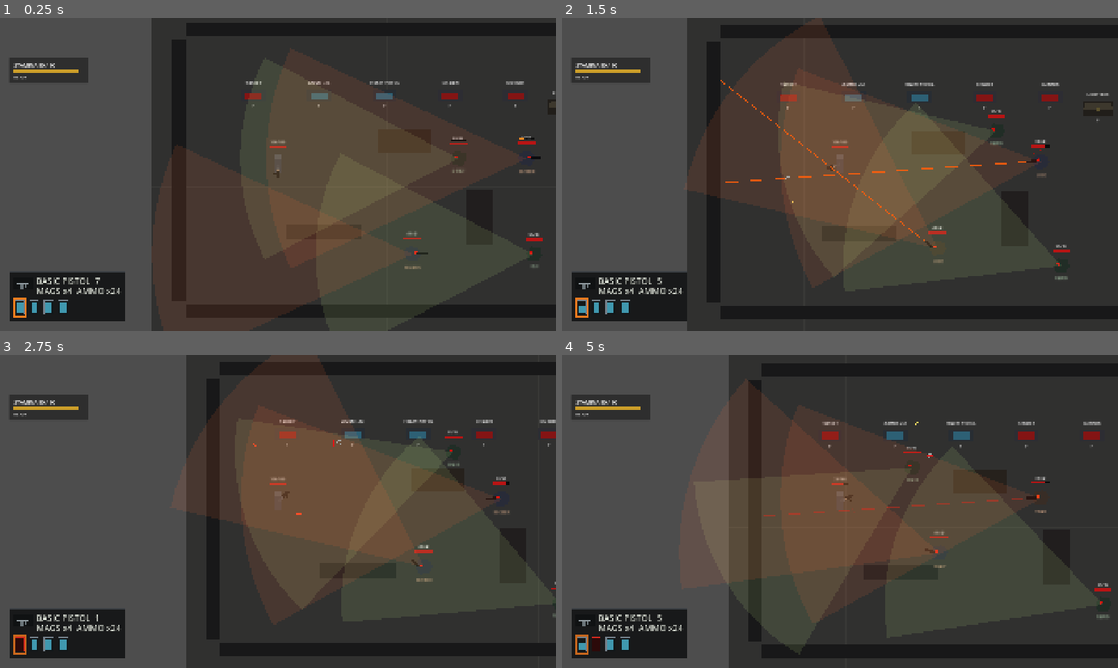
Above: before the commit, frames 1-4 (two rows, left to right).
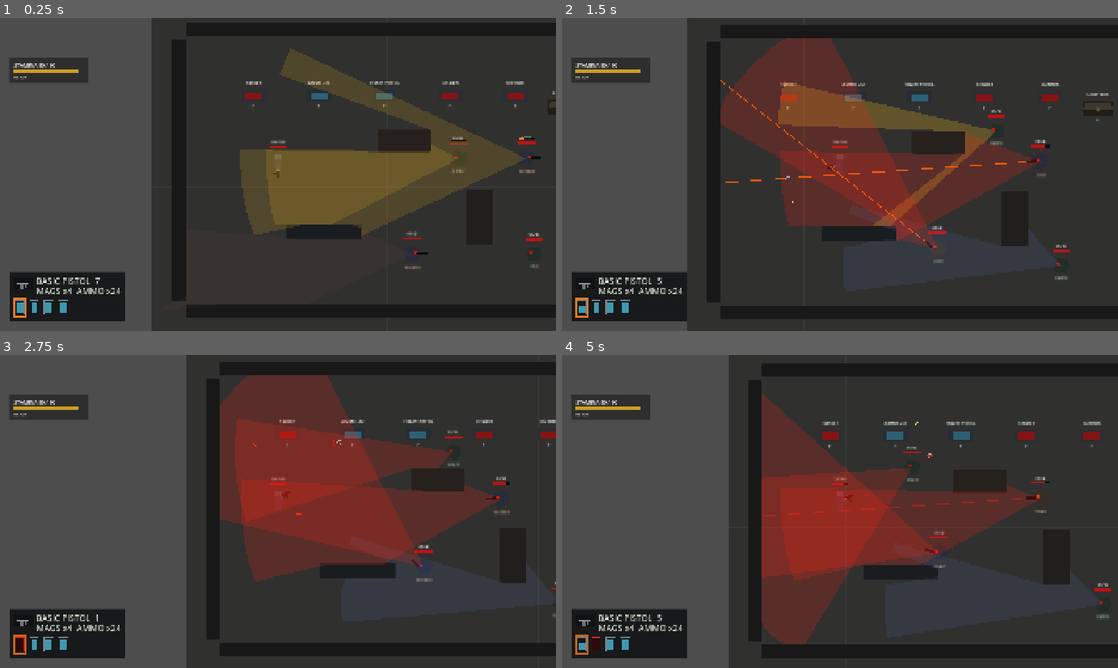
Above: after the commit, the same moments.

Repository: YuiTatsuki1011/projekt-black
Game: Godot game, scene res://scenes/levels/top_down_test_level.tscn
Two runs of this game, one before a commit and one after it. Both use one fixed random seed, a clock stepped at 60 frames per second and the inputs below.
Inputs (mouse positions are in pixels of both pictures, inside the frame that each line leads up to):
- Up to frame 1 (0.25 s): no input
- Up to frame 2 (1.5 s): tap Enter at 0.5 s; move the mouse to (962, 158) at 0.52 s; hold D (move_right) 0.53-1.25 s; hold C (crouch) 0.53-1.25 s; click (962, 158) at 0.67 s; tap W (move_up) at 0.77 s; drag from (728, 190) to (995, 140) at 1.27 s
- Up to frame 3 (2.75 s): move the mouse to (333, 442) at 2.02 s; press the mouse at (333, 442) at 2.03 s; hold A (move_left) from 2.03 s (still down)
- Up to frame 4 (5 s): release A (move_left) at 2.75 s; release the mouse at (895, 442) at 2.75 s; drag from (812, 574) to (851, 433) at 2.77 s; move the mouse to (1006, 558) at 3.52 s; hold D (move_right) 3.53-4.25 s; hold Right mouse button (sub_weapon_aim) 3.53-4.25 s; tap W (move_up) at 3.77 s; drag from (673, 464) to (928, 455) at 4.27 s

The runs differ from the first frame. In frame 1, 12% of the frame differs, in the area x 30-96%, y 13-96%; in frame 2, 14%; in frame 3, 19%; in frame 4, 20%, in the area x 23-92%, y 8-96%.

Commit message:
Clip enemy vision debug cones

Diff:
--- a/scripts/enemies/top_down_chaser_enemy.gd
+++ b/scripts/enemies/top_down_chaser_enemy.gd
@@ -34,6 +34,8 @@
 @export var alert_share_delay: float = 0.45
 @export var investigation_time: float = 1.2
 @export var debug_vision_visible: bool = true
+@export var debug_vision_focus_distance: float = 380.0
+@export var debug_vision_segments: int = 24
 @export var debug_last_seen_marker_visible: bool = true
 @export var desired_target_separation: float = 36.0
 @export var separation_push_speed: float = 420.0
@@ -572,18 +574,57 @@
 	if _vision_cone == null:
 		return
 
-	_vision_cone.visible = debug_vision_visible
-	if not debug_vision_visible:
-		return
-
+	_vision_cone.visible = debug_vision_visible and _should_show_debug_vision()
+	if not _vision_cone.visible:
+		return
+
+	_vision_cone.color = _get_debug_vision_color()
 	var points := PackedVector2Array([Vector2.ZERO])
 	var half_angle := deg_to_rad(view_angle_degrees * 0.5)
-	var segments := 12
+	var segments := maxi(debug_vision_segments, 4)
 	for index in range(segments + 1):
 		var ratio := float(index) / float(segments)
 		var angle := -half_angle + half_angle * 2.0 * ratio
-		points.append(_facing_direction.normalized().rotated(angle) * aggro_range)
+		points.append(_get_clipped_debug_vision_point(_facing_direction.normalized().rotated(angle), aggro_range))
 	_vision_cone.polygon = points
+
+
+func _should_show_debug_vision() -> bool:
+	if _target == null or not is_instance_valid(_target):
+		return _has_last_seen_target
+	if _has_last_seen_target or _detection_progress > 0.01:
+		return true
+
+	return global_position.distance_squared_to(_target.global_position) <= debug_vision_focus_distance * debug_vision_focus_distance
+
+
+func _get_debug_vision_color() -> Color:
+	if _is_target_visible():
+		return Color(1.0, 0.16, 0.08, 0.2)
+	if _detection_progress > 0.01:
+		return Color(1.0, 0.78, 0.12, 0.12 + 0.12 * _detection_progress)
+	if _has_last_seen_target:
+		return Color(0.42, 0.62, 1.0, 0.09)
+
+	return Color(0.62, 0.78, 0.62, 0.045)
+
+
+func _get_clipped_debug_vision_point(direction: Vector2, vision_range: float) -> Vector2:
+	var origin := _get_vision_origin()
+	var end_position := origin + direction.normalized() * vision_range
+	var space_state := get_world_2d().direct_space_state
+	var query := PhysicsRayQueryParameters2D.new()
+	query.from = origin
+	query.to = end_position
+	query.collision_mask = line_of_sight_blocker_mask
+	query.exclude = [get_rid()]
+	query.collide_with_areas = false
+	query.collide_with_bodies = true
+	var hit := space_state.intersect_ray(query)
+	if hit.has("position"):
+		return to_local(hit.get("position", end_position))
+
+	return to_local(end_position)
 
 
 func _update_detection_bar() -> void:
--- a/scripts/enemies/top_down_ranged_enemy.gd
+++ b/scripts/enemies/top_down_ranged_enemy.gd
@@ -38,6 +38,8 @@
 @export var alert_share_delay: float = 0.35
 @export var investigation_time: float = 1.35
 @export var debug_vision_visible: bool = true
+@export var debug_vision_focus_distance: float = 440.0
+@export var debug_vision_segments: int = 24
 @export var debug_last_seen_marker_visible: bool = true
 @export var hit_vfx_scene: PackedScene
 @export var death_vfx_scene: PackedScene
@@ -627,18 +629,57 @@
 	if _vision_cone == null:
 		return
 
-	_vision_cone.visible = debug_vision_visible
-	if not debug_vision_visible:
-		return
-
+	_vision_cone.visible = debug_vision_visible and _should_show_debug_vision()
+	if not _vision_cone.visible:
+		return
+
+	_vision_cone.color = _get_debug_vision_color()
 	var points := PackedVector2Array([Vector2.ZERO])
 	var half_angle := deg_to_rad(view_angle_degrees * 0.5)
-	var segments := 12
+	var segments := maxi(debug_vision_segments, 4)
 	for index in range(segments + 1):
 		var ratio := float(index) / float(segments)
 		var angle := -half_angle + half_angle * 2.0 * ratio
-		points.append(_facing_direction.normalized().rotated(angle) * detection_range)
+		points.append(_get_clipped_debug_vision_point(_facing_direction.normalized().rotated(angle), detection_range))
 	_vision_cone.polygon = points
+
+
+func _should_show_debug_vision() -> bool:
+	if _target == null or not is_instance_valid(_target):
+		return _has_last_seen_target
+	if _has_last_seen_target or _detection_progress > 0.01:
+		return true
+
+	return global_position.distance_squared_to(_target.global_position) <= debug_vision_focus_distance * debug_vision_focus_distance
+
+
+func _get_debug_vision_color() -> Color:
+	if _is_target_visible():
+		return Color(1.0, 0.14, 0.08, 0.2)
+	if _detection_progress > 0.01:
+		return Color(1.0, 0.74, 0.1, 0.12 + 0.12 * _detection_progress)
+	if _has_last_seen_target:
+		return Color(0.42, 0.62, 1.0, 0.09)
+
+	return Color(0.9, 0.52, 0.36, 0.045)
+
+
+func _get_clipped_debug_vision_point(direction: Vector2, vision_range: float) -> Vector2:
+	var origin := _get_vision_origin()
+	var end_position := origin + direction.normalized() * vision_range
+	var space_state := get_world_2d().direct_space_state
+	var query := PhysicsRayQueryParameters2D.new()
+	query.from = origin
+	query.to = end_position
+	query.collision_mask = line_of_sight_blocker_mask
+	query.exclude = [get_rid()]
+	query.collide_with_areas = false
+	query.collide_with_bodies = true
+	var hit := space_state.intersect_ray(query)
+	if hit.has("position"):
+		return to_local(hit.get("position", end_position))
+
+	return to_local(end_position)
 
 
 func _update_detection_bar() -> void:
